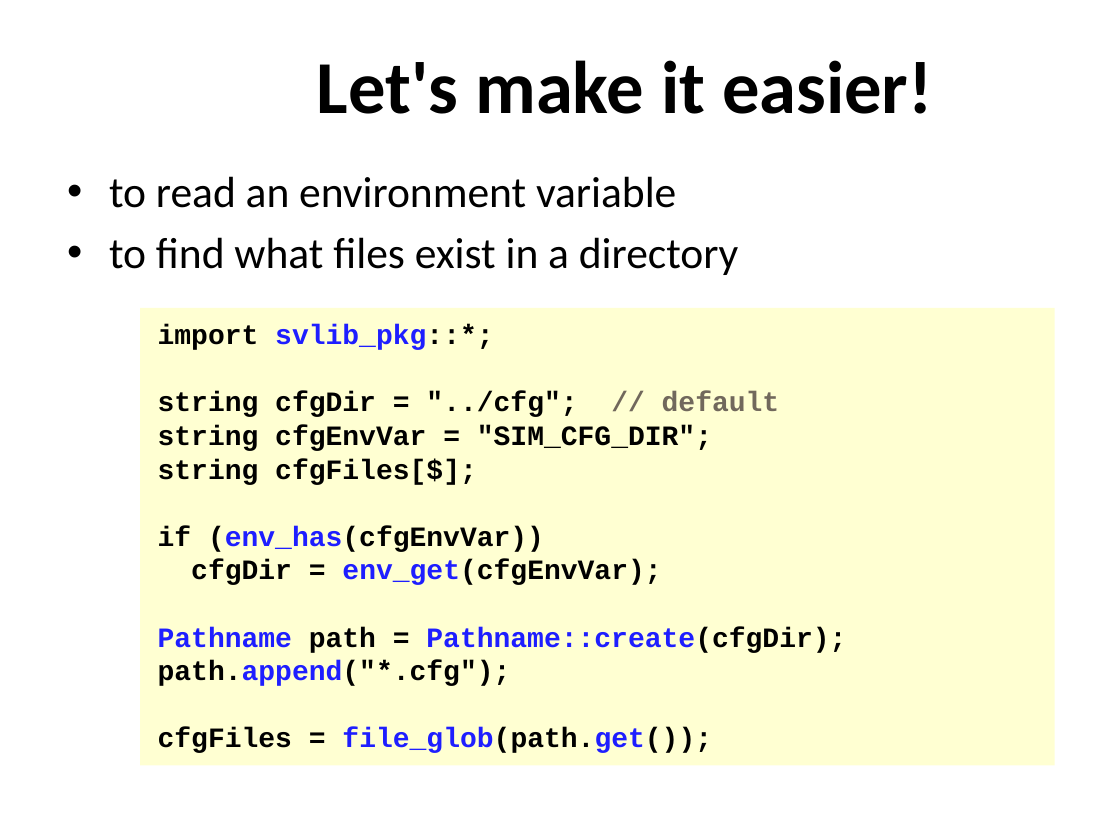
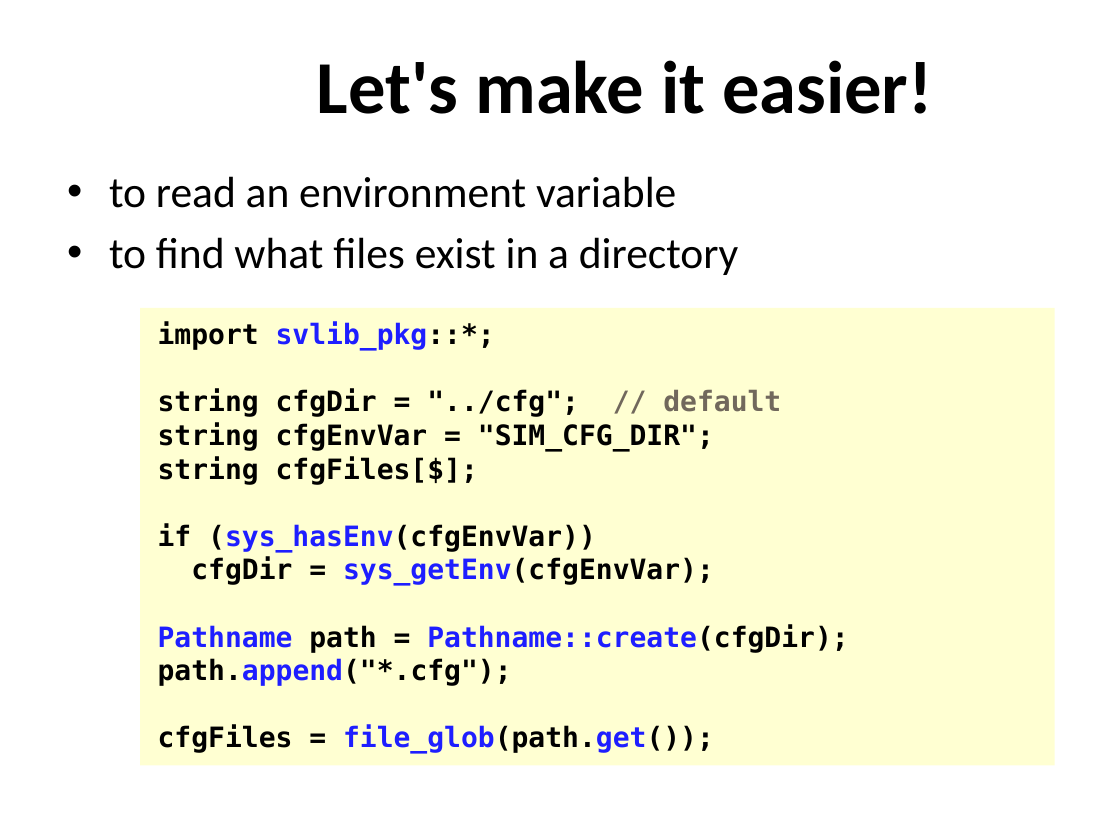
Before and after one commit to xiaoweish/svlib, a slide deck: slide 3 of svlib/doc/163-aq602-latest-draft.pptm. Drawn at 1120x840 pixels with LibreOffice and Linux fonts; fonts in the diff are those of the drawing; background and template pictures are left out. Boxes give left, top, right and bottom in pixels: in the first picture for what was removed or moved away, otherwise in the second. Text is boxed around its words. In the diff, an @@ line names an element or a change of style, - is before the commit and + after.

Commit message:
change env-var function names to match the code; add macro to change code example fonts en masse

```diff
--- a/svlib/doc/163-aq602-latest-draft.pptm
+++ b/svlib/doc/163-aq602-latest-draft.pptm
@@ text in rectangle at box(158, 322, 848, 754): font Courier New to DejaVu Sans Mono in "import svlib_pkg::*;", "string cfgDir = "../cfg"; // default", "string cfgEnvVar = "SIM_CFG_DIR";", "string cfgFiles[$];" and 3 more places @@
@@ text in rectangle at box(158, 523, 714, 586): text changed; font Courier New to DejaVu Sans Mono @@
-if (env_has(cfgEnvVar))
-cfgDir = env_get(cfgEnvVar);
+if (sys_hasEnv(cfgEnvVar))
+cfgDir = sys_getEnv(cfgEnvVar);
```
Also in this commit, not shown: 11 other slides changed.
